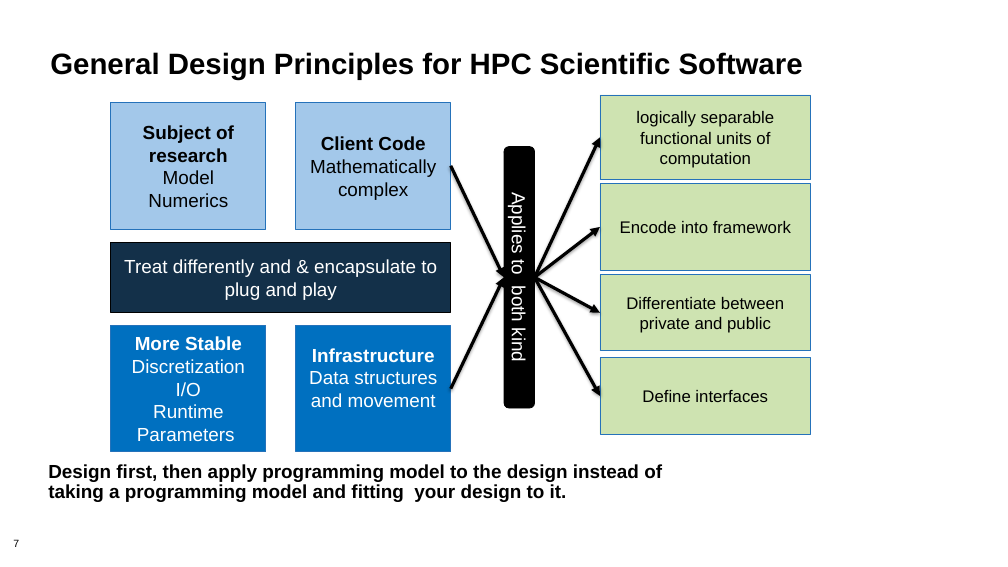
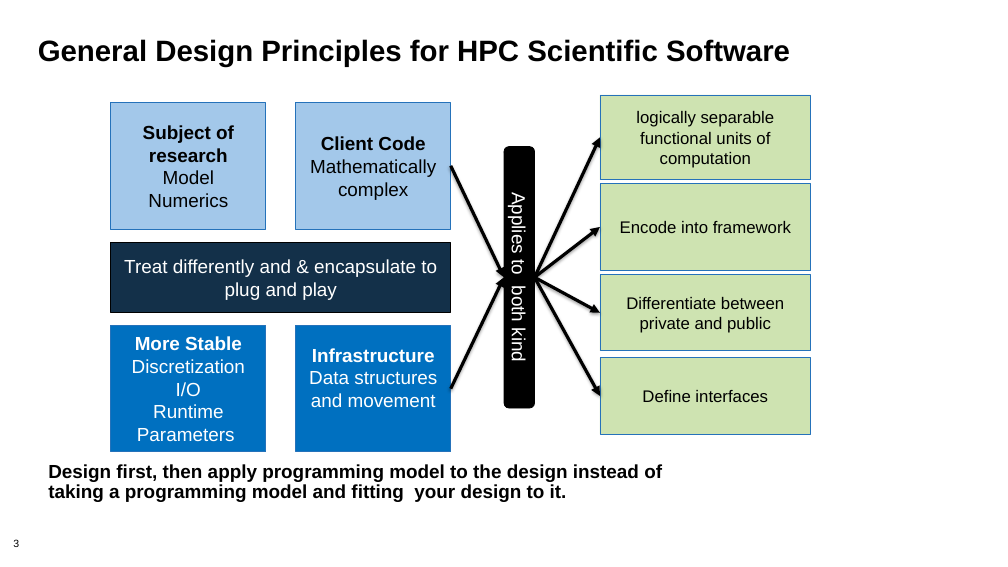
Before and after one commit to bssw-tutorial/presentations, a slide deck: slide 3 of design-a.pptx (slide 7 before the commit). Drawn at 1008x567 pixels with LibreOffice and Linux fonts; fonts in the diff are those of the drawing; background and template pictures are left out. Boxes give left, top, right and bottom in pixels: in the first picture for what was removed or moved away, otherwise in the second. Text is boxed around its words. In the diff, an @@ line names an element or a change of style, - is before the commit and + after.

```diff
--- a/design-a.pptx
+++ b/design-a.pptx
@@ title "General Design Principles for HPC ...": place and size @@
-title "General Design Principles for HPC ..." at (50, 52, 803, 80)
+title "General Design Principles for HPC ..." at (38, 39, 790, 67)
@@ page number at (13, 539, 19, 547): text changed @@
-7
+3
```
Also in this commit, not shown: 6 other slides changed, 14 slides added, 19 slides removed.
